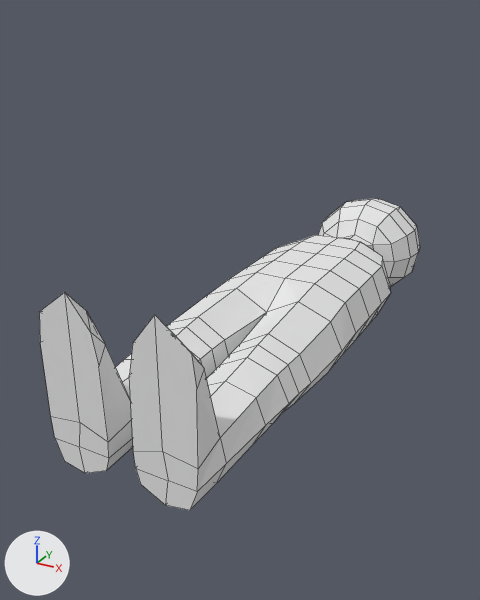
What one commit did to the Blender file Assets/Models/Person.blend.
One viewpoint serves both versions: a 50 mm lens placed at (0.742, -1.621, 0.816), pointed at (-0.159, 0.018, -0.003). Arrows for +X, +Y and +Z are at lower left; the lights stay in place. Mesh edges are drawn as thin lines.

Names of what the first picture shows: 'Person'.
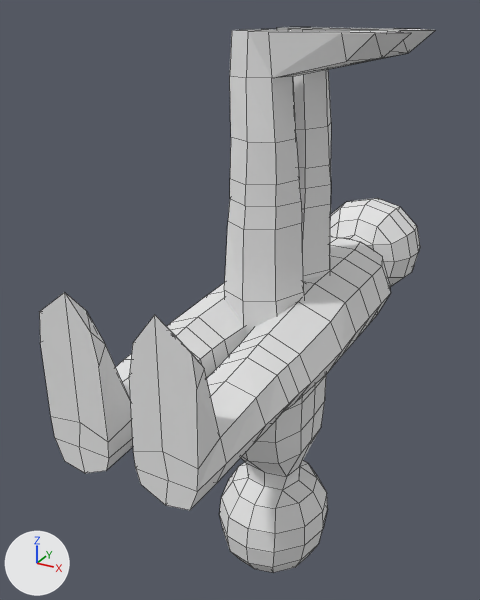
Location of each change, (x1, y1, x2, y2) in pixels of the pictures (480 x 600 px):
'Lower Body Mesh', added
    after: (224, 27, 435, 335)
'Upper Body Mesh', added
    after: (220, 375, 328, 573)

What the commit changed:
Mesh me_upper_body is new.
It has 174 vertices, 182 faces and spans x -0.196..0.161, y -0.221..0.221, z -0.946..0.132.
It uses material mat_defaultmaterial (white #e7e7e7).
Mesh me_lower_body is new.
It has 165 vertices, 176 faces and spans x -0.136..0.326, y -0.226..0.226, z -0.124..0.768.
It uses material mat_defaultmaterial (white #e7e7e7).
Object 'Upper Body Mesh' (ob_upper_body_mesh) is new; it shows me_upper_body.
Its location is (0.0, 0.0, 0.0).
Object 'Lower Body Mesh' (ob_lower_body_mesh) is new; it shows me_lower_body.
Its location is (0.0, 0.0, 0.0).
